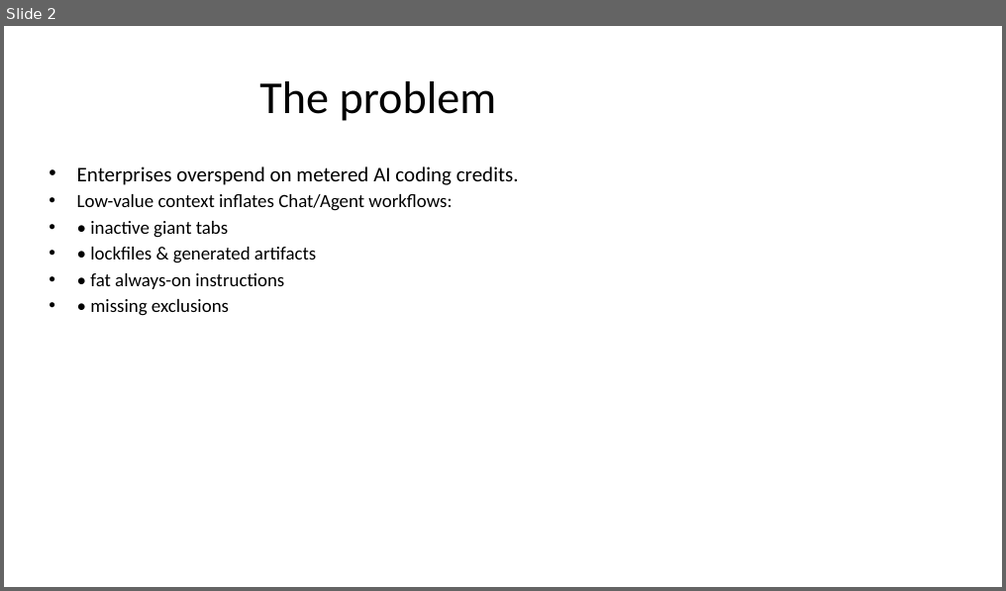
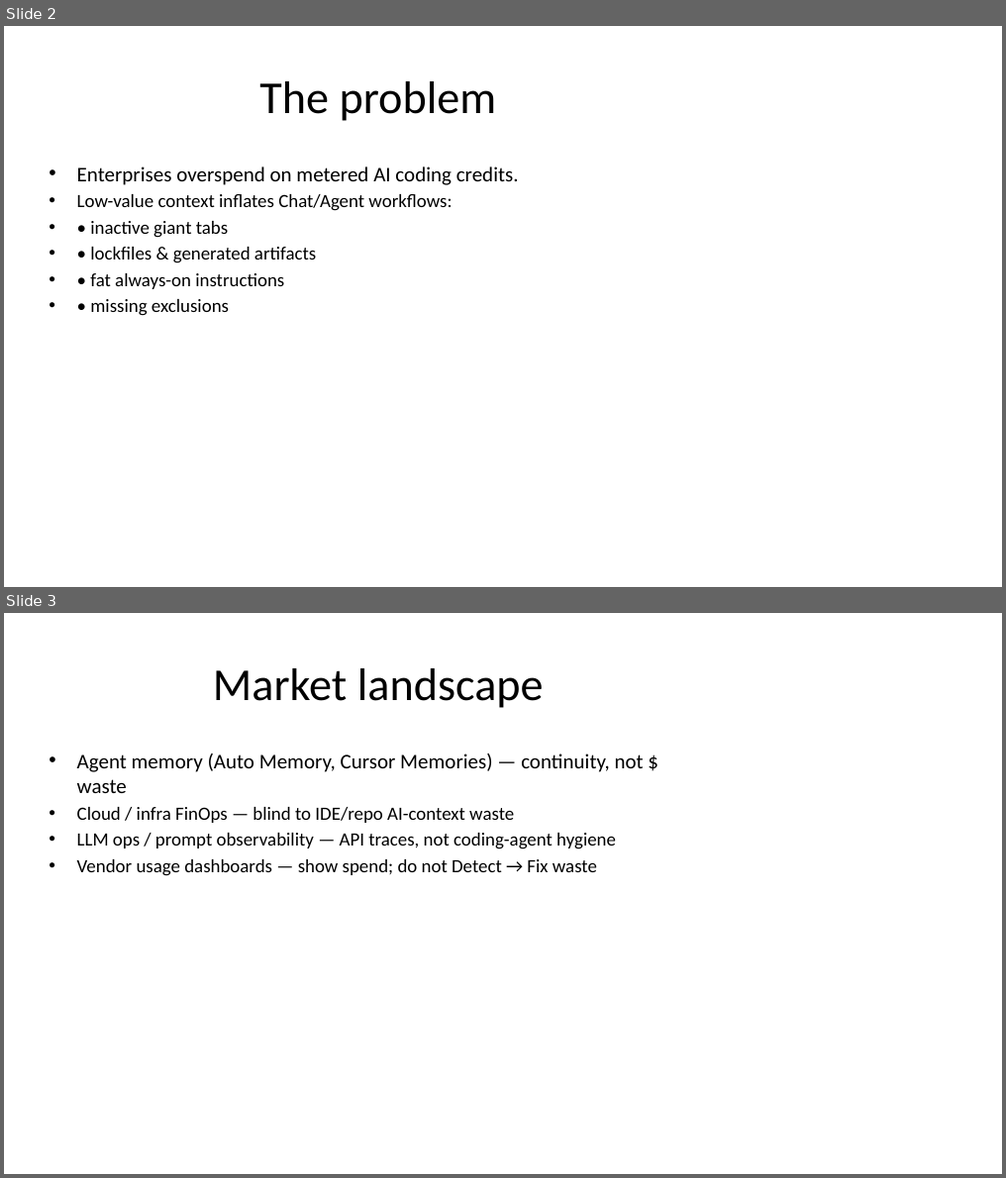
Before and after one commit to JordyNicholas/TokenForge, a slide deck: docs/pitch/TokenForge-Pitch.pptx. Shown one above the other, each under a label of ours: slide 2 before the commit, slides 2 and 3 after it. The pictures are 1006x591 and 1006x1178 pixels, drawn with LibreOffice and Linux fonts; fonts in the diff are those of the drawing. Boxes give left, top, right and bottom in pixels: in the first picture for what was removed or moved away, otherwise in the second. Text is boxed around its words. In the diff, an @@ line names an element or a change of style, - is before the commit and + after.

```diff
--- a/docs/pitch/TokenForge-Pitch.pptx
+++ b/docs/pitch/TokenForge-Pitch.pptx
@@ slide 3 added at bbox=[4, 613, 1002, 1174], background #FFFFFF @@
@@ title added at bbox=[213, 668, 544, 708], 44 pt, text #000000 @@
+Market landscape
@@ text added at bbox=[77, 754, 644, 876], 18 pt, text #000000 @@
+• Agent memory (Auto Memory, Cursor Memories) — continuity, not $ waste
+• Cloud / infra FinOps — blind to IDE/repo AI-context waste
+• LLM ops / prompt observability — API traces, not coding-agent hygiene
+• Vendor usage dashboards — show spend; do not Detect → Fix waste
```
Also in this commit, not shown: 6 slides changed, 1 other slide added, 2 slides removed, 5 other files.
